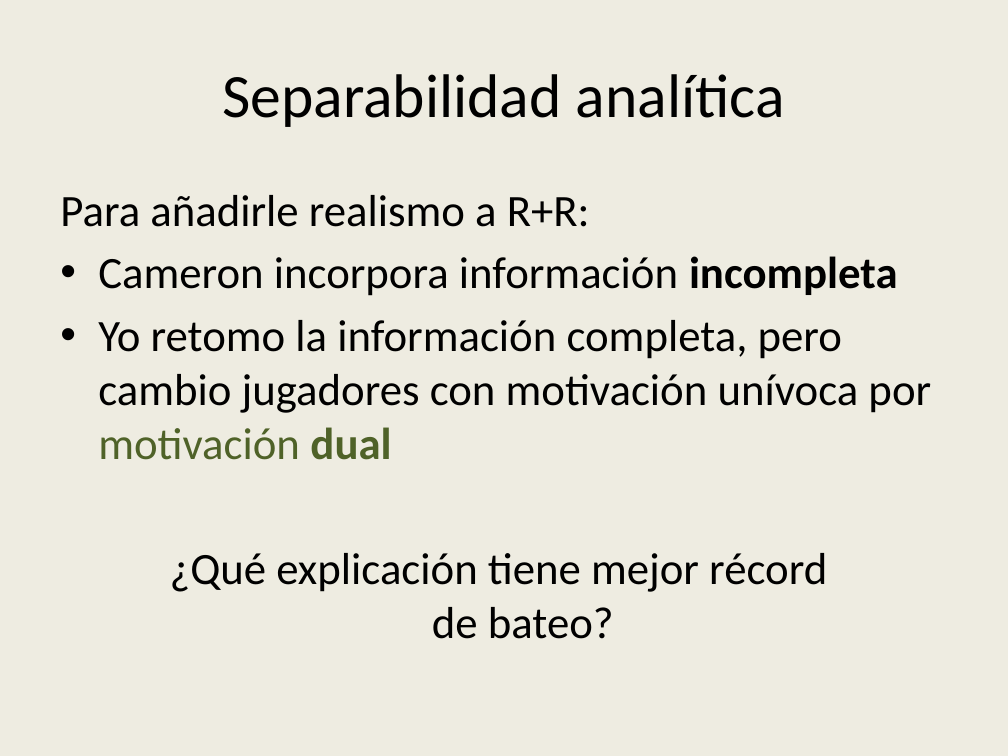
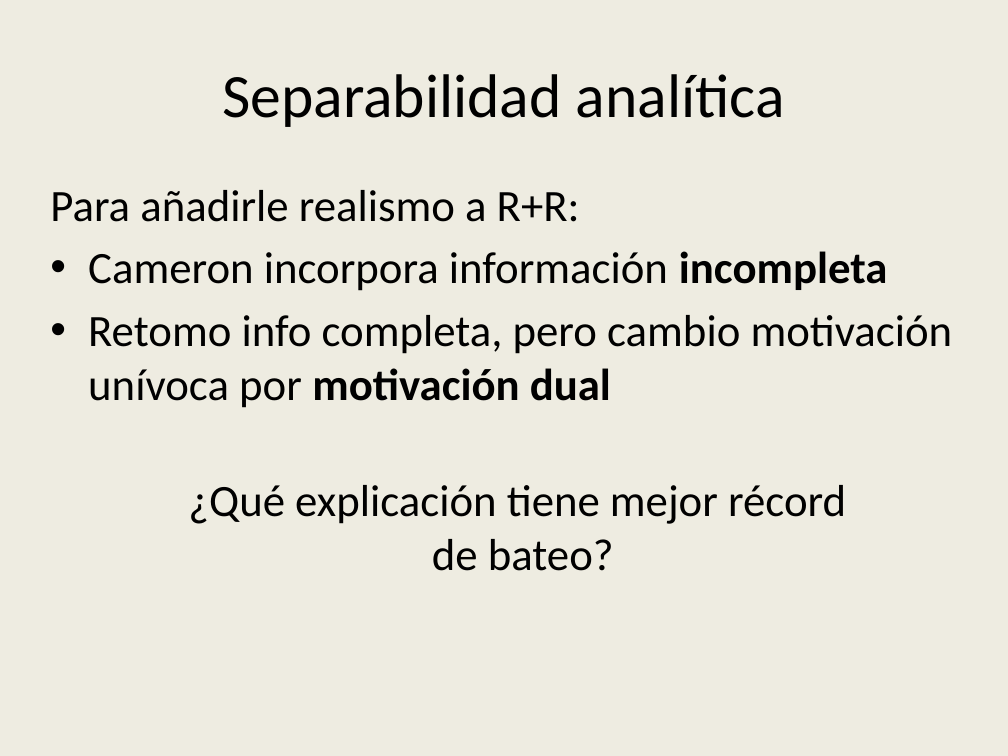
Before and after one commit to emagar/ep3, a slide deck: slide 23 of clases/09posTaking/vetoPositionTaking.pptx. Drawn at 1008x756 pixels with LibreOffice and Linux fonts; fonts in the diff are those of the drawing. Boxes give left, top, right and bottom in pixels: in the first picture for what was removed or moved away, otherwise in the second. Text is boxed around its words. In the diff, an @@ line names an element or a change of style, - is before the commit and + after.

```diff
--- a/clases/09posTaking/vetoPositionTaking.pptx
+++ b/clases/09posTaking/vetoPositionTaking.pptx
@@ text at <box>88,315,953,408</box>: text changed @@
-• Yo retomo la información completa, pero cambio jugadores con motivación unívoca por motivación dual
+• Retomo info completa, pero cambio motivación unívoca por motivación dual
```
Also in this commit, not shown: 7 other slides changed.
